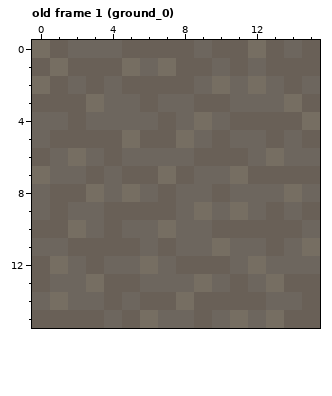
Two versions of one pixel-art file, aseprite/ground.aseprite. This is how it looked before the edit.
16x16 pixels, 4 frames. Colours within 5 levels of each other are drawn and written as one. Shown: old frame 1 (ground_0). The commit also changed other frames, which this record leaves out.
The same view after the edit:
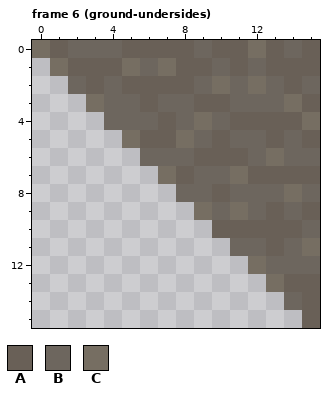
Palette (. is transparent): A #696057  B #6d665e  C #766e62
A new or re-ordered frame is compared with the old frame closest to it.
From old to new:
frames 4 -> 6
--- frame 6 (ground-undersides) is new; against old frame 1 (ground_0)
@@ x 0..15 @@
  0 CABBBAAAABAACABA
- 1 ACAAACBCAABABAAA
- 2 CABABAAAABCBCBAB
- 3 AAACBBABBAABBBCA
- 4 BBABBBBABCBAAAAC
- 5 BAAAACAACBABBABA
- 6 ABCBABBBBAAABCBB
- 7 CBBABAACABBCAAAA
- 8 BAACBCBABBABBBCB
- 9 BABBAAAABCBCBABA
-10 AACBABBCBBAAAAAB
-11 BBAAAABABBCBBABC
-12 ACBABBCBAAABCBBB
-13 ABBCAABBBCBABCAA
-14 BCBBABAACAAAABBA
-15 AAAABACBBABCBCAA
+ 1 .CAAACBCAABABAAA
+ 2 ..BABAAAABCBCBAB
+ 3 ...CBBABBAABBBCA
+ 4 ....BBBABCBAAAAC
+ 5 .....CAACBABBABA
+ 6 ......BBBAAABCBB
+ 7 .......CABBCAAAA
+ 8 ........BBABBBCB
+ 9 .........CBCBABA
+10 ..........AAAAAB
+11 ...........BBABC
+12 ............CBBB
+13 .............CAA
+14 ..............BA
+15 ...............A
Pixel boxes of the changes (left, top, right, bottom) in both pictures:
erased: (32, 58, 302, 328)
